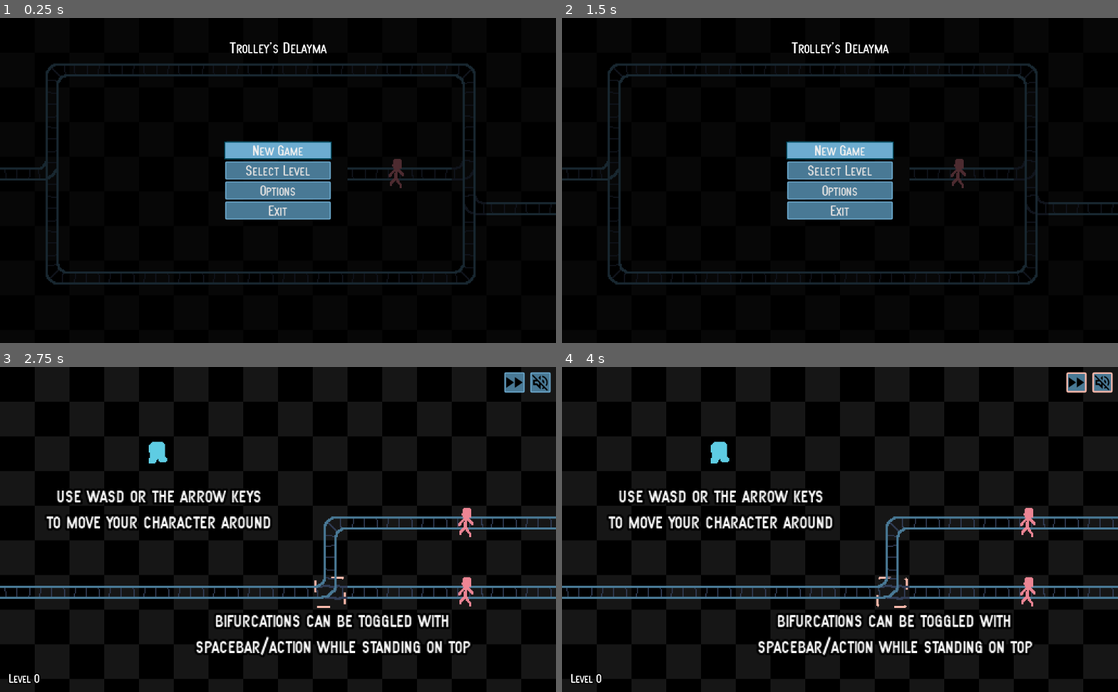
Above: before the commit, frames 1-4 (two rows, left to right).
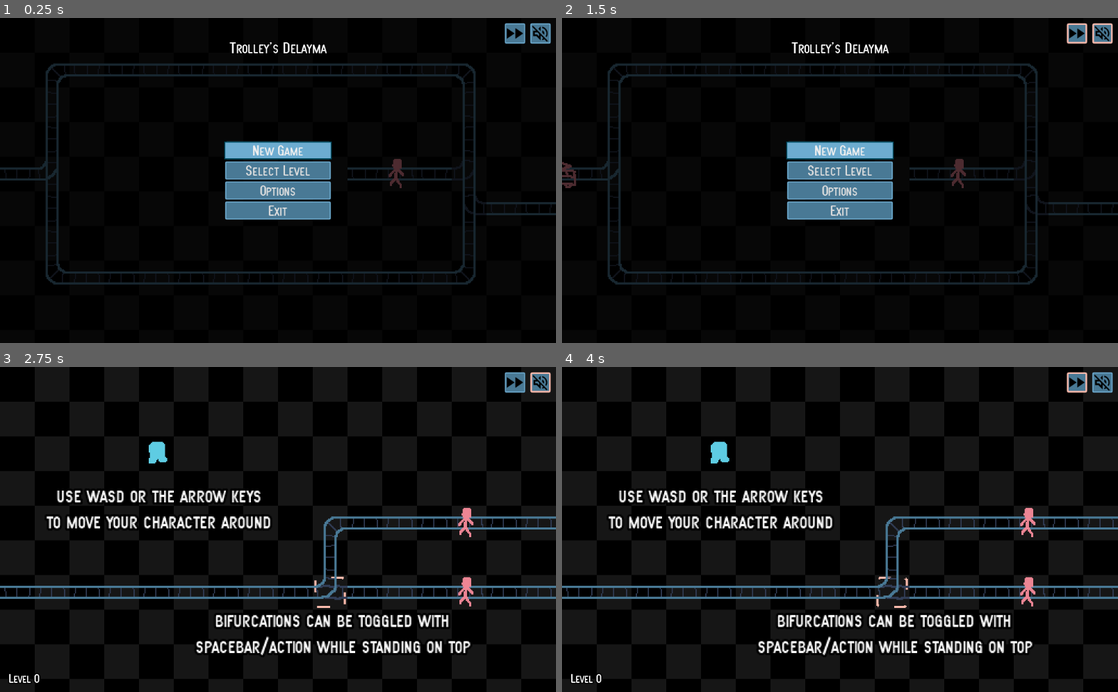
Above: after the commit, the same moments.

Repository: albertnez/ld50
Game: Godot game, scene res://scenes/main_menu_handler.tscn
Two runs of this game, one before a commit and one after it. Both use one fixed random seed, a clock stepped at 60 frames per second and the inputs below.
Inputs (mouse positions are in pixels of both pictures, inside the frame that each line leads up to):
- Up to frame 1 (0.25 s): no input
- Up to frame 2 (1.5 s): click (1079, 34) at 0.52 s; click (1101, 34) at 1.27 s
- Up to frame 3 (2.75 s): click "New Game" at 2 s
- Up to frame 4 (4 s): click (1079, 383) at 2.75 s; click (1101, 383) at 3.5 s

The runs differ from the first frame. In frame 1, 0.4% of the frame differs, in the area x 90-100%, y 1-8%; in frame 2, 0.5%, in the area x 0-100%, y 1-53%; in frame 3, 0.2%; in frame 4, 0.2%.

Commit message:
Adding fast/mute buttons everywhere in the game

Diff:
--- a/scenes/main_menu_handler.tscn
+++ b/scenes/main_menu_handler.tscn
@@ -1,8 +1,9 @@
-[gd_scene load_steps=4 format=2]
+[gd_scene load_steps=5 format=2]
 
 [ext_resource path="res://scenes/ui/menu.tscn" type="PackedScene" id=1]
 [ext_resource path="res://scenes/world.tscn" type="PackedScene" id=2]
 [ext_resource path="res://scenes/main_menu_handler.gd" type="Script" id=3]
+[ext_resource path="res://scenes/ui/buttons_always_shown.tscn" type="PackedScene" id=4]
 
 [node name="MainMenuHandler" type="Node2D"]
 script = ExtResource( 3 )
@@ -18,3 +19,5 @@
 color = Color( 0, 0, 0, 0.67451 )
 
 [node name="Menu" parent="CanvasLayer" instance=ExtResource( 1 )]
+
+[node name="ButtonsAlwaysShown" parent="CanvasLayer" instance=ExtResource( 4 )]
--- /dev/null
+++ b/scenes/ui/buttons_always_shown.gd
@@ -0,0 +1,27 @@
+extends Control
+
+onready var _fast_forward_button := $"%FastForwardButton"
+onready var _mute_button := $"%MuteButton"
+
+func _ready() -> void:
+	_mute_button.pressed = GlobalState.mute
+	# warning-ignore:return_value_discarded
+	EventBus.connect("level_restart", self, "_on_EventBus_level_restart")
+
+
+func _on_EventBus_level_restart() -> void:
+	_fast_forward_button.pressed = false
+
+func _on_FastForwardButton_toggled(button_pressed: bool) -> void:
+	GlobalState.fast_forward = button_pressed
+
+
+func _on_MuteButton_toggled(button_pressed: bool) -> void:
+	GlobalState.set_mute(button_pressed)
+
+
+func _process(_delta: float) -> void:
+	if Input.is_action_just_pressed("fast_forward"):
+		_fast_forward_button.pressed = not _fast_forward_button.pressed
+	if Input.is_action_just_pressed("mute"):
+		_mute_button.pressed = not _mute_button.pressed
--- /dev/null
+++ b/scenes/ui/buttons_always_shown.tscn
@@ -0,0 +1,64 @@
+[gd_scene load_steps=5 format=2]
+
+[ext_resource path="res://assets/theme/new_theme.tres" type="Theme" id=1]
+[ext_resource path="res://assets/icons/volume_off.svg" type="Texture" id=2]
+[ext_resource path="res://assets/icons/fast_forward.svg" type="Texture" id=3]
+[ext_resource path="res://scenes/ui/buttons_always_shown.gd" type="Script" id=4]
+
+[node name="ButtonsAlwaysShown" type="Control"]
+anchor_right = 1.0
+anchor_bottom = 1.0
+mouse_filter = 2
+script = ExtResource( 4 )
+
+[node name="MarginContainer" type="MarginContainer" parent="."]
+anchor_right = 1.0
+anchor_bottom = 1.0
+mouse_filter = 2
+custom_constants/margin_right = 10
+custom_constants/margin_top = 10
+custom_constants/margin_left = 10
+
+[node name="HBoxContainer" type="HBoxContainer" parent="MarginContainer"]
+margin_left = 10.0
+margin_top = 10.0
+margin_right = 1014.0
+margin_bottom = 600.0
+mouse_filter = 2
+custom_constants/separation = 10
+alignment = 2
+
+[node name="FastForwardButton" type="Button" parent="MarginContainer/HBoxContainer"]
+unique_name_in_owner = true
+margin_left = 920.0
+margin_right = 957.0
+margin_bottom = 37.0
+rect_min_size = Vector2( 37, 37 )
+focus_mode = 0
+mouse_filter = 1
+size_flags_vertical = 0
+theme = ExtResource( 1 )
+toggle_mode = true
+enabled_focus_mode = 0
+icon = ExtResource( 3 )
+icon_align = 1
+expand_icon = true
+
+[node name="MuteButton" type="Button" parent="MarginContainer/HBoxContainer"]
+unique_name_in_owner = true
+margin_left = 967.0
+margin_right = 1004.0
+margin_bottom = 37.0
+rect_min_size = Vector2( 37, 37 )
+focus_mode = 0
+mouse_filter = 1
+size_flags_vertical = 0
+theme = ExtResource( 1 )
+toggle_mode = true
+enabled_focus_mode = 0
+icon = ExtResource( 2 )
+icon_align = 1
+expand_icon = true
+
+[connection signal="toggled" from="MarginContainer/HBoxContainer/FastForwardButton" to="." method="_on_FastForwardButton_toggled"]
+[connection signal="toggled" from="MarginContainer/HBoxContainer/MuteButton" to="." method="_on_MuteButton_toggled"]
--- a/scenes/ui/game_ui.gd
+++ b/scenes/ui/game_ui.gd
@@ -9,9 +9,6 @@
 onready var _last_time_gameover = $MarginContainer/GameOver/VBoxContainer/LastTimeGameOver
 onready var _restart_label = $MarginContainer/GameOver/VBoxContainer/RestartLabel
 
-onready var _fast_forward_button = get_node("%FastForwardButton")
-onready var _mute_button = $"%MuteButton"
-
 
 func _ready() -> void:
 	var _u = null  # Unused
@@ -22,8 +19,6 @@
 	_u = EventBus.connect("person_crashed", self, "_on_game_over", ["You died!", false])
 	_u = EventBus.connect("trolley_killed_someone", self, "_on_game_over", ["The trolley killed someone", true])
 	_u = EventBus.connect("trolley_crash_with_trolley", self, "_on_game_over", ["The trolleys crashed with each other!", true])
-
-	_mute_button.pressed = GlobalState.mute
 
 
 func _on_game_over(msg: String, killed_someone: bool) -> void:
@@ -38,7 +33,6 @@
 
 
 func _on_EventBus_level_restart() -> void:
-	_fast_forward_button.pressed = false
 	_game_over_control.hide()
 	_level_completed.hide()
 	_level_label.text = str("Level ", GlobalState.level)
@@ -47,20 +41,3 @@
 
 func _on_EventBus_level_completed() -> void:
 	_level_completed.show()
-
-
-func _process(_delta: float) -> void:
-	if Input.is_action_just_pressed("fast_forward"):
-		_fast_forward_button.pressed = not _fast_forward_button.pressed
-	if Input.is_action_just_pressed("mute"):
-		_mute_button.pressed = not _mute_button.pressed
-
-
-func _on_FastForwardButton_toggled(button_pressed: bool) -> void:
-	GlobalState.fast_forward = button_pressed
-	pass # Replace with function body.
-
-
-func _on_MuteButton_toggled(button_pressed: bool) -> void:
-	GlobalState.set_mute(button_pressed)
-	pass # Replace with function body.
--- a/scenes/ui/game_ui.tscn
+++ b/scenes/ui/game_ui.tscn
@@ -1,12 +1,9 @@
-[gd_scene load_steps=8 format=2]
+[gd_scene load_steps=5 format=2]
 
 [ext_resource path="res://scenes/ui/game_ui.gd" type="Script" id=1]
 [ext_resource path="res://scenes/ui/font_splash.tres" type="DynamicFont" id=2]
 [ext_resource path="res://scenes/ui/font_small.tres" type="DynamicFont" id=3]
 [ext_resource path="res://scenes/ui/font_med.tres" type="DynamicFont" id=4]
-[ext_resource path="res://assets/icons/fast_forward.svg" type="Texture" id=5]
-[ext_resource path="res://assets/theme/new_theme.tres" type="Theme" id=6]
-[ext_resource path="res://assets/icons/volume_off.svg" type="Texture" id=7]
 
 [node name="GameUI" type="Control"]
 anchor_right = 1.0
@@ -36,35 +33,6 @@
 margin_bottom = -3.0
 custom_fonts/font = ExtResource( 3 )
 text = "Level: 0"
-
-[node name="FastForwardButton" type="Button" parent="MarginContainer/PlayingUI"]
-unique_name_in_owner = true
-anchor_left = 1.0
-anchor_right = 1.0
-margin_left = -85.0
-margin_right = -48.0
-margin_bottom = 37.0
-focus_mode = 0
-theme = ExtResource( 6 )
-toggle_mode = true
-enabled_focus_mode = 0
-icon = ExtResource( 5 )
-icon_align = 1
-expand_icon = true
-
-[node name="MuteButton" type="Button" parent="MarginContainer/PlayingUI"]
-unique_name_in_owner = true
-anchor_left = 1.0
-anchor_right = 1.0
-margin_left = -37.0
-margin_bottom = 37.0
-focus_mode = 0
-theme = ExtResource( 6 )
-toggle_mode = true
-enabled_focus_mode = 0
-icon = ExtResource( 7 )
-icon_align = 1
-expand_icon = true
 
 [node name="GameOver" type="Control" parent="MarginContainer"]
 margin_right = 1004.0
@@ -159,6 +127,3 @@
 text = "
 Press ENTER/START to go to the NEXT LEVEL"
 align = 1
-
-[connection signal="toggled" from="MarginContainer/PlayingUI/FastForwardButton" to="." method="_on_FastForwardButton_toggled"]
-[connection signal="toggled" from="MarginContainer/PlayingUI/MuteButton" to="." method="_on_MuteButton_toggled"]
--- a/scenes/ui/level_select.gd
+++ b/scenes/ui/level_select.gd
@@ -33,6 +33,7 @@
 		var button := child as Button
 		button.rect_min_size = target_size
 
+	# warning-ignore:return_value_discarded
 	_back_button.connect("focus_entered", self, "_on_LevelButton_focus_entered", [-1])
 
 func _input(event: InputEvent) -> void:
--- a/scenes/world.tscn
+++ b/scenes/world.tscn
@@ -1,8 +1,9 @@
-[gd_scene load_steps=11 format=2]
+[gd_scene load_steps=12 format=2]
 
 [ext_resource path="res://scenes/world.gd" type="Script" id=1]
 [ext_resource path="res://scenes/tilemap.tscn" type="PackedScene" id=2]
 [ext_resource path="res://scenes/player.tscn" type="PackedScene" id=3]
+[ext_resource path="res://scenes/ui/buttons_always_shown.tscn" type="PackedScene" id=4]
 [ext_resource path="res://scenes/ui/game_ui.tscn" type="PackedScene" id=5]
 [ext_resource path="res://assets/audio/walk.wav" type="AudioStream" id=6]
 [ext_resource path="res://assets/audio/level_up.wav" type="AudioStream" id=7]
@@ -52,4 +53,6 @@
 
 [node name="GameUI" parent="CanvasLayer" instance=ExtResource( 5 )]
 
+[node name="ButtonsAlwaysShown" parent="CanvasLayer" instance=ExtResource( 4 )]
+
 [connection signal="timeout" from="LevelStartTrolleyTimer" to="." method="_on_Any_trolley_created_later"]
